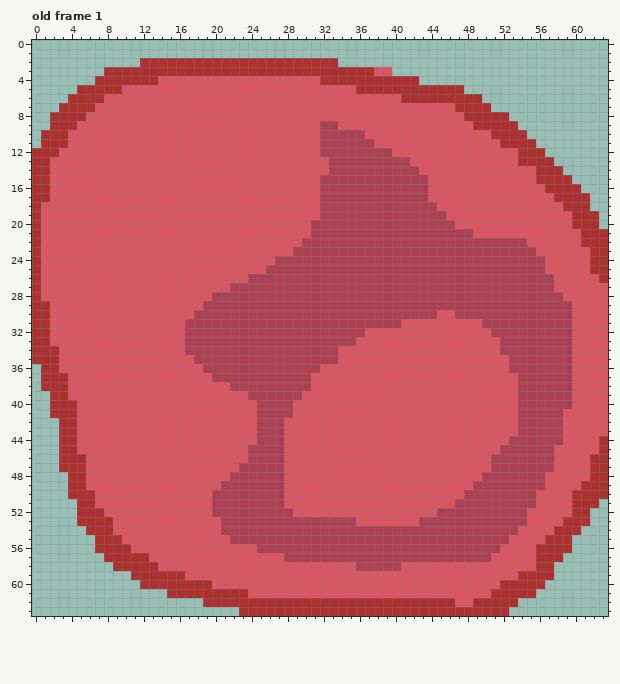
Edited in one commit: pixel-art file (assets/map/furniture/beanbags.aseprite). The picture above is the old version.
64x64 pixels, 5 frames. Shown: old frame 1. The commit also changed other frames, which this record leaves out.
New version:
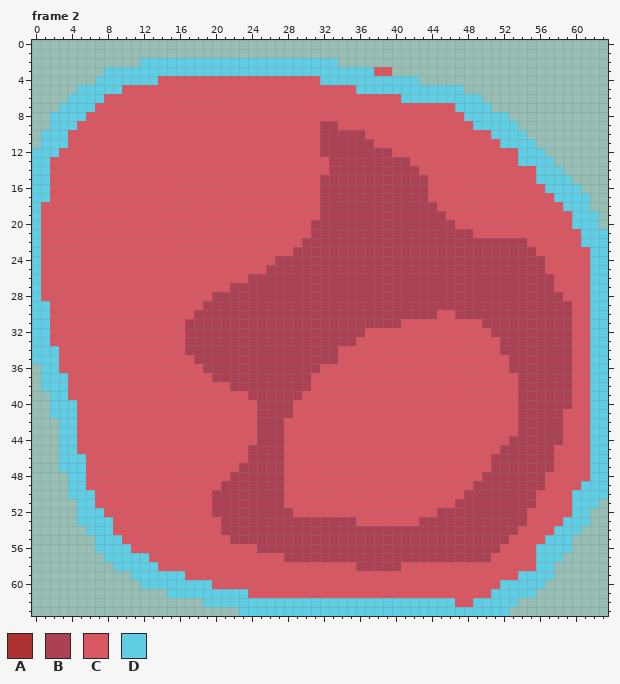
Palette (. is transparent): A #ac3232  B #ad4154  C #d95763  D #5fcde4
A new or re-ordered frame is compared with the old frame closest to it.
The edit:
frames 5 -> 9
Changed rows in their new state; - is an unchanged pixel.
Frame 2 is new; against old frame 1:
first column x 0:
 2 ------------DDDDDDDDDDDDDDDDDDDDDD------------------------------
 3 --------DDDDDDDDDDDDDDDDDDDDDDDDDDDDDD--------------------------
 4 -------DDDDDDD------------------DDDDDDDDDDD---------------------
 5 -----DDDDD--------------------------DDDDDDDDDDDD----------------
 6 ----DDDD---------------------------------DDDDDDDDD--------------
 7 ---DDDD----------------------------------------DDDD-------------
 8 --DDDD------------------------------------------DDDDD-----------
 9 --DDD--------------------------------------------DDDDD----------
10 -DDD-----------------------------------------------DDDD---------
11 -DDD------------------------------------------------DDDD--------
12 DDD---------------------------------------------------DDD-------
13 DD----------------------------------------------------DDDD------
14 DD------------------------------------------------------DDD-----
15 DD------------------------------------------------------DDDD----
16 DD-------------------------------------------------------DDDD---
17 DD--------------------------------------------------------DDDD--
18 D----------------------------------------------------------DDD--
19 D-----------------------------------------------------------DDD-
20 D-----------------------------------------------------------DDD-
21 D------------------------------------------------------------DDD
22 D------------------------------------------------------------DDD
23 D-------------------------------------------------------------DD
24 D-------------------------------------------------------------DD
25 D-------------------------------------------------------------DD
26 D-------------------------------------------------------------DD
27 D-------------------------------------------------------------DD
28 D-------------------------------------------------------------DD
29 DD------------------------------------------------------------DD
30 DD------------------------------------------------------------DD
31 DD------------------------------------------------------------DD
32 DD------------------------------------------------------------DD
33 DD------------------------------------------------------------DD
34 DDD-----------------------------------------------------------DD
35 DDD-----------------------------------------------------------DD
36 -DD-----------------------------------------------------------DD
37 -DDD----------------------------------------------------------DD
38 -DDD----------------------------------------------------------DD
39 --DD----------------------------------------------------------DD
40 --DDD---------------------------------------------------------DD
41 --DDD---------------------------------------------------------DD
42 ---DD---------------------------------------------------------DD
43 ---DD---------------------------------------------------------DD
44 ---DD---------------------------------------------------------DD
45 ---DD---------------------------------------------------------DD
46 ---DDD--------------------------------------------------------DD
47 ---DDD--------------------------------------------------------DD
48 ----DD--------------------------------------------------------DD
49 ----DD-------------------------------------------------------DDD
50 ----DDD-----------------------------------------------------DDDD
51 -----DD-----------------------------------------------------DDD-
52 -----DDD----------------------------------------------------DD--
53 -----DDDD--------------------------------------------------DDD--
54 ------DDD-------------------------------------------------DDD---
55 -------DDD-----------------------------------------------DDD----
56 -------DDDD---------------------------------------------DDDD----
57 --------DDDDD-------------------------------------------DDD-----
58 ---------DDDDD------------------------------------------DD------
59 -----------DDDDDD-------------------------------------DDDD------
60 ------------DDDDDDDD--------------------------------DDDDD-------
61 ---------------DDDDDDDDD---------------------------DDDDD--------
62 -------------------DDDDDDDDDDDDDDDDDDDDDDDDDDDD--DDDDD----------
63 -----------------------DDDDDDDDDDDDDDDDDDDDDDDDDDDDDD-----------
Changed places in both pictures, as pixel boxes (x1, y1, x2, y2):
changed: (32, 58, 608, 616)
